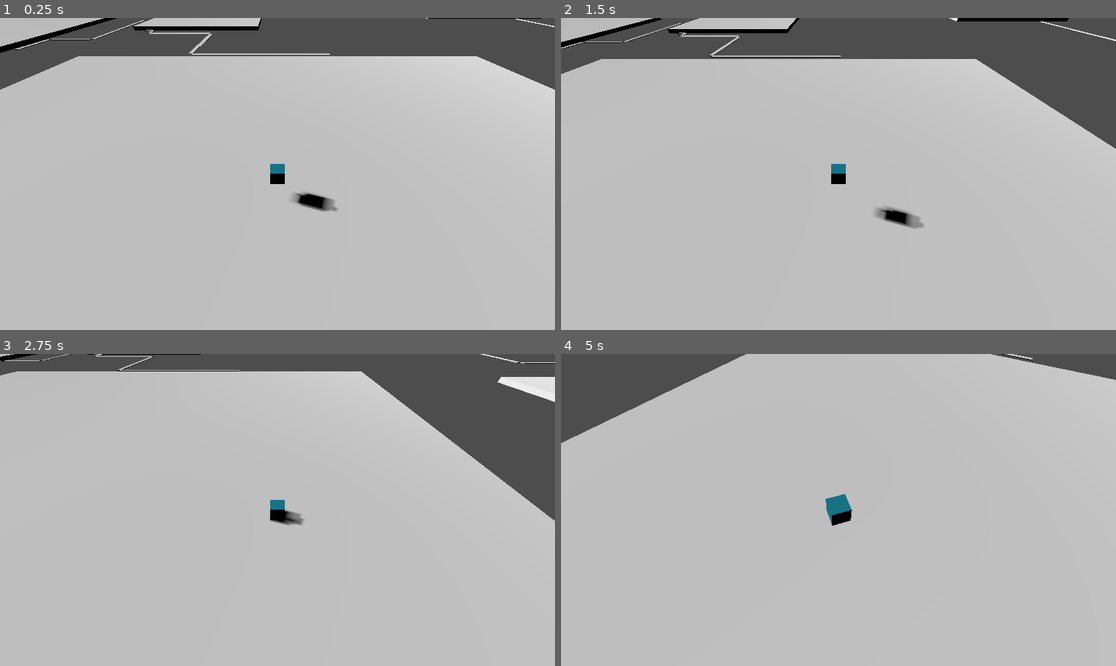
Above: before the commit, frames 1-4 (two rows, left to right).
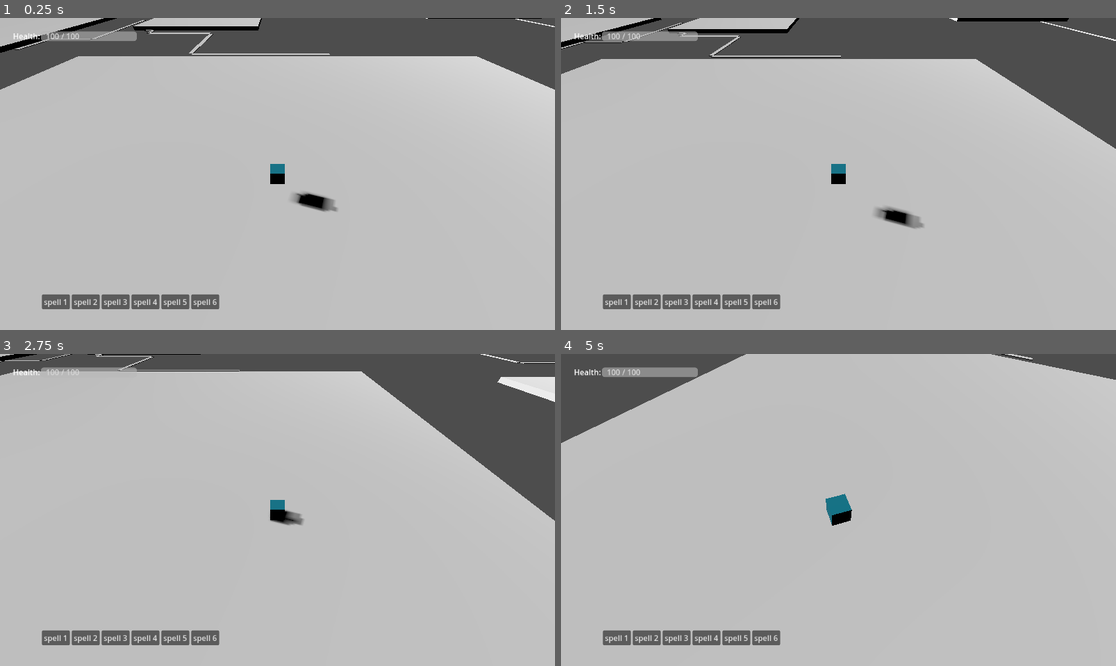
Above: after the commit, the same moments.

Repository: DumplingEater/possible_game
Game: Godot game, scene res://resources/scenes/main.tscn
Two runs of this game, one before a commit and one after it. Both use one fixed random seed, a clock stepped at 60 frames per second and the inputs below.
Inputs (mouse positions are in pixels of both pictures, inside the frame that each line leads up to):
- Up to frame 1 (0.25 s): no input
- Up to frame 2 (1.5 s): move the mouse to (960, 158) at 0.52 s; hold E (move_right) 0.53-1.28 s; tap 1 (action_1) at 0.6 s; tap Space (jump) at 0.77 s; move the mouse to (727, 189) at 1.27 s; hold S (move_back) from 1.28 s (still down); click (727, 189) at 1.35 s
- Up to frame 3 (2.75 s): tap Space (jump) at 1.52 s; move the mouse to (333, 441) at 2.02 s; release S (move_back) at 2.03 s; hold E (move_right) from 2.03 s (still down); hold Right mouse button (mouse_right_click) from 2.03 s (still down)
- Up to frame 4 (5 s): move the mouse to (810, 572) at 2.77 s; release E (move_right) at 2.78 s; release Right mouse button (mouse_right_click) at 2.78 s; hold W (move_forward) 2.78-3.53 s; tap Mouse wheel down (scroll_down) at 2.85 s; tap Space (jump) at 3.02, 3.77, 4.52 s; move the mouse to (1005, 556) at 3.52 s; hold Mouse wheel up (scroll_up) 3.53-4.28 s; hold Q (move_left) from 3.53 s (still down); move the mouse to (672, 463) at 4.27 s; tap Ctrl (snap_to_grid) at 4.35 s

The runs differ from the first frame. In frame 1, 1.8% of the frame differs, in the area x 2-40%, y 4-94%; in frame 2, 1.8%; in frame 3, 1.6%; in frame 4, 1.9%.

Commit message:
working building

Diff:
--- a/resources/scenes/buildables/architecture/cube.tscn
+++ b/resources/scenes/buildables/architecture/cube.tscn
@@ -1,8 +1,20 @@
-[gd_scene load_steps=2 format=3 uid="uid://bi2yn1jxkn1yn"]
+[gd_scene load_steps=3 format=3 uid="uid://bi2yn1jxkn1yn"]
 
 [sub_resource type="BoxMesh" id="BoxMesh_va634"]
 
+[sub_resource type="BoxShape3D" id="BoxShape3D_03a6b"]
+
 [node name="Cube" type="Node3D"]
 
-[node name="MeshInstance3D" type="MeshInstance3D" parent="."]
+[node name="mesh" type="MeshInstance3D" parent="."]
 mesh = SubResource("BoxMesh_va634")
+
+[node name="body" type="StaticBody3D" parent="."]
+
+[node name="collider" type="CollisionShape3D" parent="body"]
+shape = SubResource("BoxShape3D_03a6b")
+
+[node name="area" type="Area3D" parent="."]
+
+[node name="collider" type="CollisionShape3D" parent="area"]
+shape = SubResource("BoxShape3D_03a6b")
--- a/resources/scenes/buildables/architecture/sphere.tscn
+++ b/resources/scenes/buildables/architecture/sphere.tscn
@@ -1,8 +1,22 @@
-[gd_scene load_steps=2 format=3 uid="uid://djk0s6f5rcn35"]
+[gd_scene load_steps=4 format=3 uid="uid://djk0s6f5rcn35"]
 
 [sub_resource type="SphereMesh" id="SphereMesh_ritpw"]
 
+[sub_resource type="SphereShape3D" id="SphereShape3D_wjnnt"]
+
+[sub_resource type="SphereShape3D" id="SphereShape3D_b4dj4"]
+
 [node name="Sphere" type="Node3D"]
 
-[node name="MeshInstance3D" type="MeshInstance3D" parent="."]
+[node name="mesh" type="MeshInstance3D" parent="."]
 mesh = SubResource("SphereMesh_ritpw")
+
+[node name="body" type="StaticBody3D" parent="."]
+
+[node name="collider" type="CollisionShape3D" parent="body"]
+shape = SubResource("SphereShape3D_wjnnt")
+
+[node name="area" type="Area3D" parent="."]
+
+[node name="collider" type="CollisionShape3D" parent="area"]
+shape = SubResource("SphereShape3D_b4dj4")
--- a/resources/scenes/buildables/units/test_enemy.tscn
+++ b/resources/scenes/buildables/units/test_enemy.tscn
@@ -44,13 +44,13 @@
 [node name="return_to_origin" type="Node" parent="state_machine"]
 script = ExtResource("8_nqklu")
 
-[node name="body_3d" type="CharacterBody3D" parent="."]
+[node name="body" type="CharacterBody3D" parent="."]
 script = ExtResource("9_ia1wn")
 
-[node name="collision_shape_3d" type="CollisionShape3D" parent="body_3d"]
+[node name="collision_shape_3d" type="CollisionShape3D" parent="body"]
 shape = SubResource("CylinderShape3D_hnul1")
 
-[node name="mesh_3d" type="MeshInstance3D" parent="body_3d"]
+[node name="mesh_3d" type="MeshInstance3D" parent="body"]
 mesh = SubResource("CylinderMesh_btp1y")
 skeleton = NodePath("../..")
 
--- a/resources/scenes/third_person_character.tscn
+++ b/resources/scenes/third_person_character.tscn
@@ -8,6 +8,7 @@
 [ext_resource type="Script" path="res://src/player_controls/player_combat_controller.gd" id="4_10ram"]
 [ext_resource type="Script" path="res://src/player_controls/player_building_controller.gd" id="5_1eva7"]
 [ext_resource type="PackedScene" uid="uid://bi2yn1jxkn1yn" path="res://resources/scenes/buildables/architecture/cube.tscn" id="6_i7o6c"]
+[ext_resource type="PackedScene" uid="uid://bj2fkhwbgremr" path="res://resources/scenes/player_ui.tscn" id="9_p42sa"]
 
 [sub_resource type="BoxShape3D" id="BoxShape3D_cbbcf"]
 
@@ -42,3 +43,5 @@
 [node name="camera" type="Camera3D" parent="body_3d"]
 current = true
 script = ExtResource("2_5oxlu")
+
+[node name="PlayerUi" parent="." instance=ExtResource("9_p42sa")]
--- a/src/player_controls/player_building_controller.gd
+++ b/src/player_controls/player_building_controller.gd
@@ -8,15 +8,19 @@
 var current_buildable_scene: PackedScene = null
 var current_buildable: Node = null
 @export var buildable_node_target: Node = null
-var cam_node: Node = null
 @export var test_cube : PackedScene
 
+var cam_node: Node = null
+var parent_rid = null
 
 # Called when the node enters the scene tree for the first time.
 func _ready() -> void:
-	cam_node = get_parent().get_node("body_3d/camera")
+	self.cam_node = get_parent().get_node("body_3d/camera")
 	get_node("/root/main/ui/build_ui").connect("set_buildable", self._on_buildable_set)
+	self.parent_rid = get_parent().get_node("body_3d").get_rid()
+
 	self.current_buildable_scene = self.test_cube
+	self._set_buildable()
 
 # Called every frame. 'delta' is the elapsed time since the previous frame.
 func _process(delta: float) -> void:
@@ -55,6 +59,14 @@
 	var from = cam_node.project_ray_origin(get_viewport().get_mouse_position())
 	var to = from + cam_node.project_ray_normal(get_viewport().get_mouse_position()) * 1000
 	var query = PhysicsRayQueryParameters3D.create(from, to)
+
+	if self.building and self.current_buildable:
+		var excludes = []
+		var physics_children = self.current_buildable.find_children("*?", "CollisionObject3D")
+		for child in physics_children:
+			excludes.append(child.get_rid())
+		query.exclude = excludes
+
 	query.collide_with_bodies = true
 	var position: Vector3 = Vector3(0, 0, 0)
 	var result = get_parent().get_world_3d().direct_space_state.intersect_ray(query)
--- a/src/state_machines/guard_state_machine.gd
+++ b/src/state_machines/guard_state_machine.gd
@@ -15,7 +15,7 @@
 	super._ready()
 	var start_pos = get_parent().global_transform.origin
 	original_position = Vector3(start_pos.x, 0.0, start_pos.z)
-	agent_body = get_parent().get_node("body_3d")
+	agent_body = get_parent().get_node("body")
 	agent_data = get_parent().get_node("data")
 
 func _process(delta: float):
Not shown: 1 places in resources/scenes/third_person_character.tscn that only renumber resources
